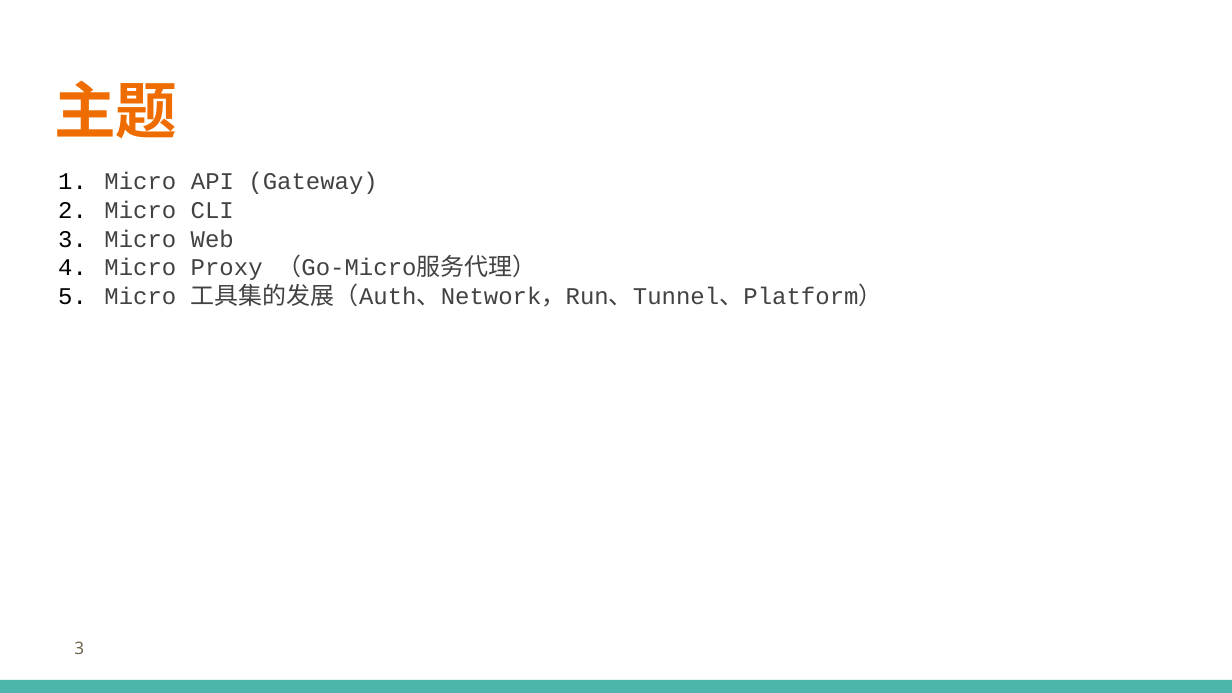
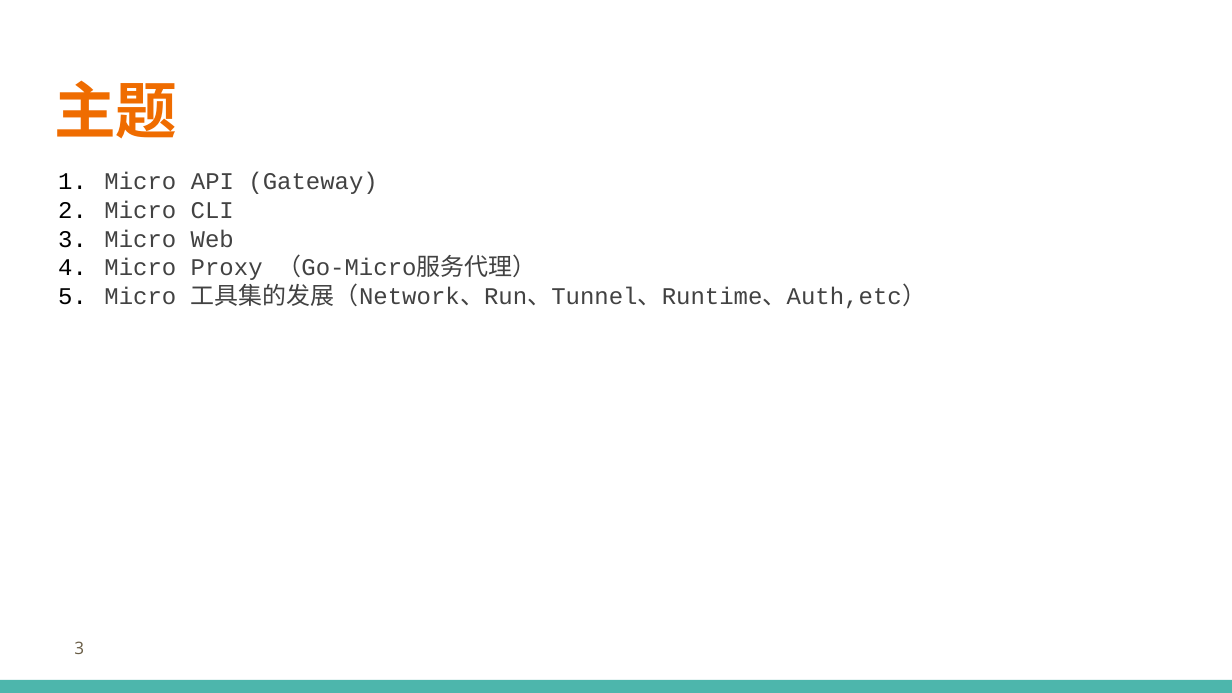
Before and after one commit to printfcoder/stack-rpc-tutorials, a slide deck: slide 3 of others/share/learning-go/【第三期】Micro工具集.pptx. Drawn at 1232x693 pixels with LibreOffice and Linux fonts; fonts in the diff are those of the drawing; background and template pictures are left out. Boxes give left, top, right and bottom in pixels: in the first picture for what was removed or moved away, otherwise in the second. Text is boxed around its words. In the diff, an @@ line names an element or a change of style, - is before the commit and + after.

Commit message:
夜读第三期 Micro Proxy

```diff
--- a/others/share/learning-go/【第三期】Micro工具集.pptx
+++ b/others/share/learning-go/【第三期】Micro工具集.pptx
@@ text at [104,283,926,309]: text changed @@
-5. Micro 工具集的发展（Auth、Network，Run、Tunnel、Platform）
+5. Micro 工具集的发展（Network、Run、Tunnel、Runtime、Auth,etc）
```
Also in this commit, not shown: 1 other slide changed, 1 slide added, 1 slide removed, 4 other files.
